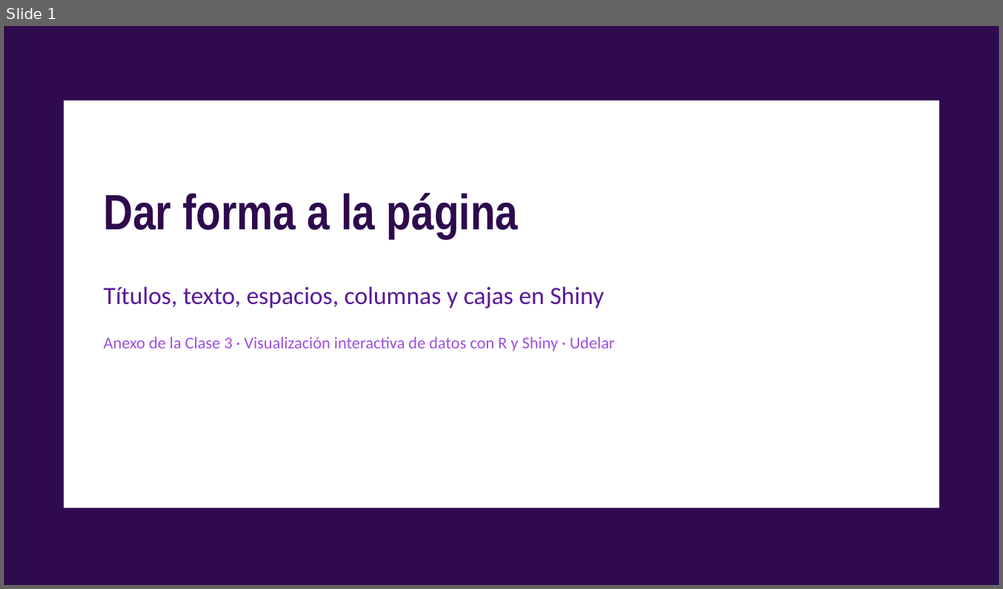
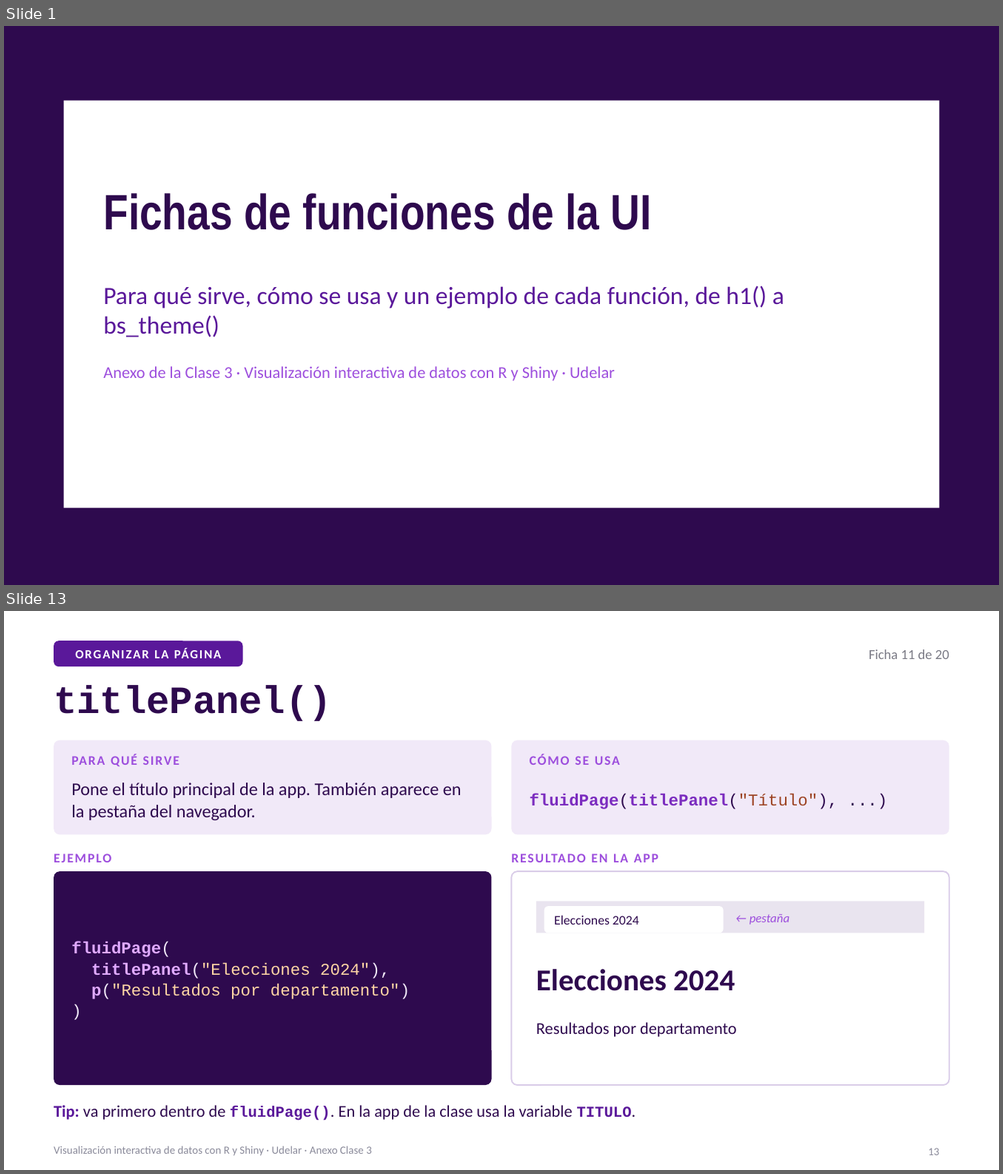
Before and after one commit to nahura99/visualizacion_datos_shiny, a slide deck: clase3/clase3_anexo_ui.pptx. Shown one above the other, each under a label of ours: slide 1 before the commit, slides 1 and 13 after it; the slides between them are not shown. The pictures are 1003x589 and 1003x1174 pixels, drawn with LibreOffice and Linux fonts; fonts in the diff are those of the drawing. Boxes give left, top, right and bottom in pixels: in the first picture for what was removed or moved away, otherwise in the second. Text is boxed around its words. In the diff, an @@ line names an element or a change of style, - is before the commit and + after.

```diff
--- a/clase3/clase3_anexo_ui.pptx
+++ b/clase3/clase3_anexo_ui.pptx
@@ slide 13 added at [4, 611, 999, 1170], background #FFFFFF @@
@@ rounded rectangle added at [54, 641, 243, 667], fill #5A189A @@
@@ text added at [54, 641, 243, 667], 9 pt, text #FFFFFF, bold @@
+ORGANIZAR LA PÁGINA
@@ text added at [868, 649, 949, 659], 10 pt, text #7A7A85 @@
+Ficha 11 de 20
@@ title added at [54, 685, 332, 721], 28 pt, text #2E0A4E, bold @@
+titlePanel()
@@ rounded rectangle added at [54, 741, 492, 834], fill #F1E9F8 @@
@@ rounded rectangle added at [511, 741, 949, 834], fill #F1E9F8 @@
@@ text added at [71, 750, 370, 770], 9.5 pt, text #9D4EDD, bold @@
+PARA QUÉ SIRVE
@@ text added at [529, 750, 828, 770], 9.5 pt, text #9D4EDD, bold @@
+CÓMO SE USA
@@ text added at [71, 783, 461, 820], 13 pt, text #2E0A4E @@
+Pone el título principal de la app. También aparece en la pestaña del navegador.
@@ text added at [529, 794, 838, 809], 12 pt, text #7B2CBF, bold @@
+fluidPage(titlePanel("Título"), ...)
@@ text added at [54, 848, 352, 868], 9.5 pt, text #9D4EDD, bold @@
+EJEMPLO
@@ text added at [511, 848, 810, 868], 9.5 pt, text #9D4EDD, bold @@
+RESULTADO EN LA APP
@@ rounded rectangle added at [54, 871, 492, 1085], fill #2E0A4E @@
@@ rounded rectangle added at [511, 871, 949, 1085], fill #FFFFFF, outline #D9CCE8 1 pt @@
@@ rectangle added at [536, 901, 924, 933], fill #E9E4EF @@
@@ rounded rectangle added at [544, 906, 723, 933], fill #FFFFFF @@
@@ text added at [554, 915, 639, 925], 9.5 pt, text #2E0A4E @@
+Elecciones 2024
@@ text added at [749, 914, 789, 925], 9 pt, text #9D4EDD, italic @@
+← pestaña
@@ text added at [71, 942, 410, 999], 12 pt, text #FFD6A5 @@
+fluidPage(
+titlePanel("Elecciones 2024"),
+p("Resultados por departamento")
+)
@@ text added at [536, 969, 734, 991], 22 pt, text #2E0A4E, bold @@
+Elecciones 2024
@@ text added at [536, 1022, 737, 1037], 12 pt, text #2E0A4E @@
+Resultados por departamento
@@ text added at [54, 1105, 632, 1121], 12 pt, text #2E0A4E @@
+Tip: va primero dentro de fluidPage(). En la app de la clase usa la variable TITULO.
@@ text added at [54, 1146, 372, 1156], 8 pt, text #8A8A9A @@
+Visualización interactiva de datos con R y Shiny · Udelar · Anexo Clase 3
@@ page number added at [928, 1148, 939, 1156], 8 pt, text #8A8A9A @@
+13
@@ slide 1 changed as well @@
@@ title at [103, 193, 652, 230]: text changed @@
-Dar forma a la página
+Fichas de funciones de la UI
@@ text at [103, 286, 784, 338]: text changed @@
-Títulos, texto, espacios, columnas y cajas en Shiny
+Para qué sirve, cómo se usa y un ejemplo de cada función, de h1() a bs_theme()
```
Also in this commit, not shown: 1 other slide changed, 19 other slides added, 8 slides removed.
